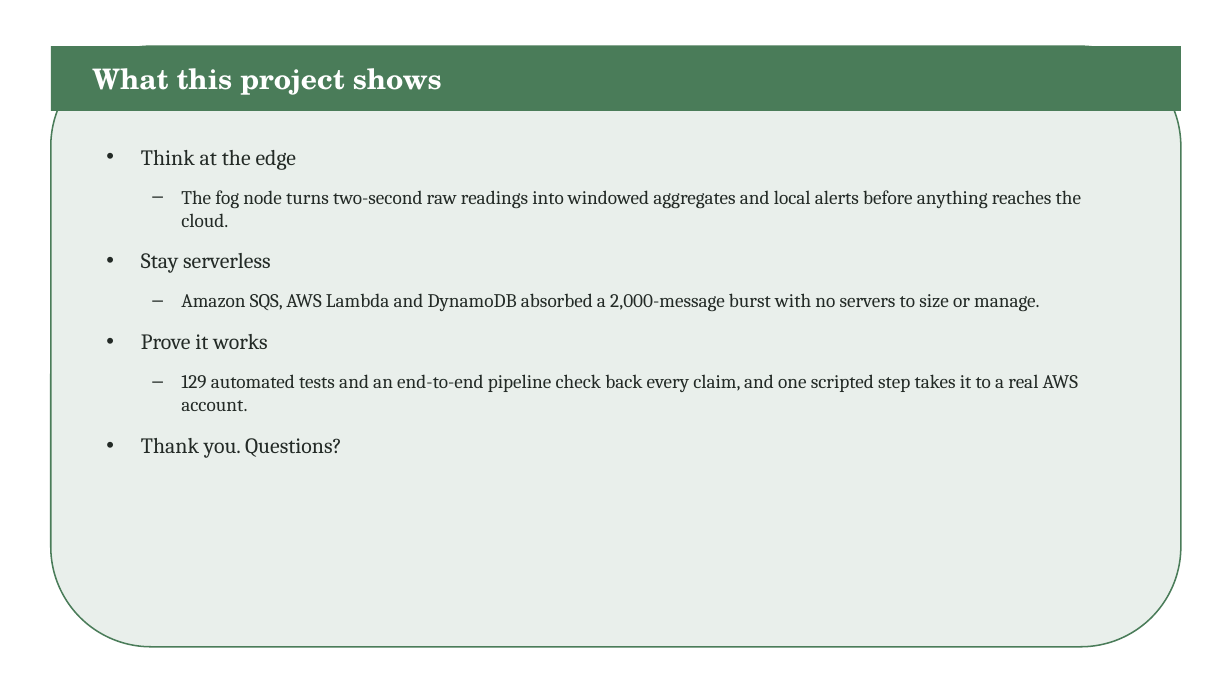
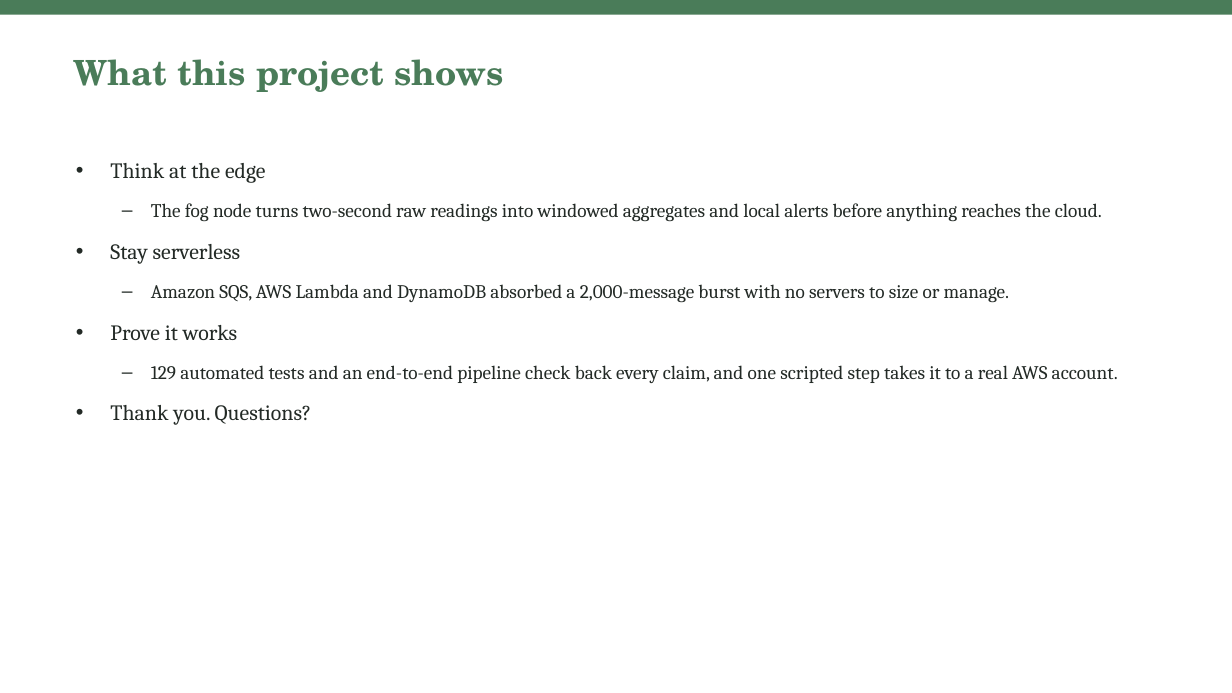
Before and after one commit to valletivarish/FEC_version_2, a slide deck: slide 6 of ppt/smart-building-energy.pptx. Drawn at 1232x693 pixels with LibreOffice and Linux fonts; fonts in the diff are those of the drawing. Boxes give left, top, right and bottom in pixels: in the first picture for what was removed or moved away, otherwise in the second. Text is boxed around its words. In the diff, an @@ line names an element or a change of style, - is before the commit and + after.

Commit message:
Redesign project 12 (smart-building-energy) deck off the panel layout it shared with Uday's delivered deck; now on unique topline layout

```diff
--- a/ppt/smart-building-energy.pptx
+++ b/ppt/smart-building-energy.pptx
@@ rectangle resized from (x1=51, y1=46, x2=1181, y2=111) to (x1=0, y1=0, x2=1232, y2=15) @@
@@ rounded rectangle removed at (x1=51, y1=46, x2=1181, y2=647) @@
@@ title "What this project shows" moved from (x1=92, y1=68, x2=442, y2=95) to (x1=74, y1=59, x2=503, y2=92) @@
@@ title "What this project shows" at (x1=74, y1=59, x2=503, y2=92): size 22 to 27 pt, text colour #FFFFFF to #4A7C59; vertical alignment middle to top @@
@@ text "Think at the edge" rewrapped from (x1=141, y1=150, x2=1081, y2=458) to (x1=110, y1=163, x2=1118, y2=425) @@
```
Also in this commit, not shown: 4 other slides changed.
